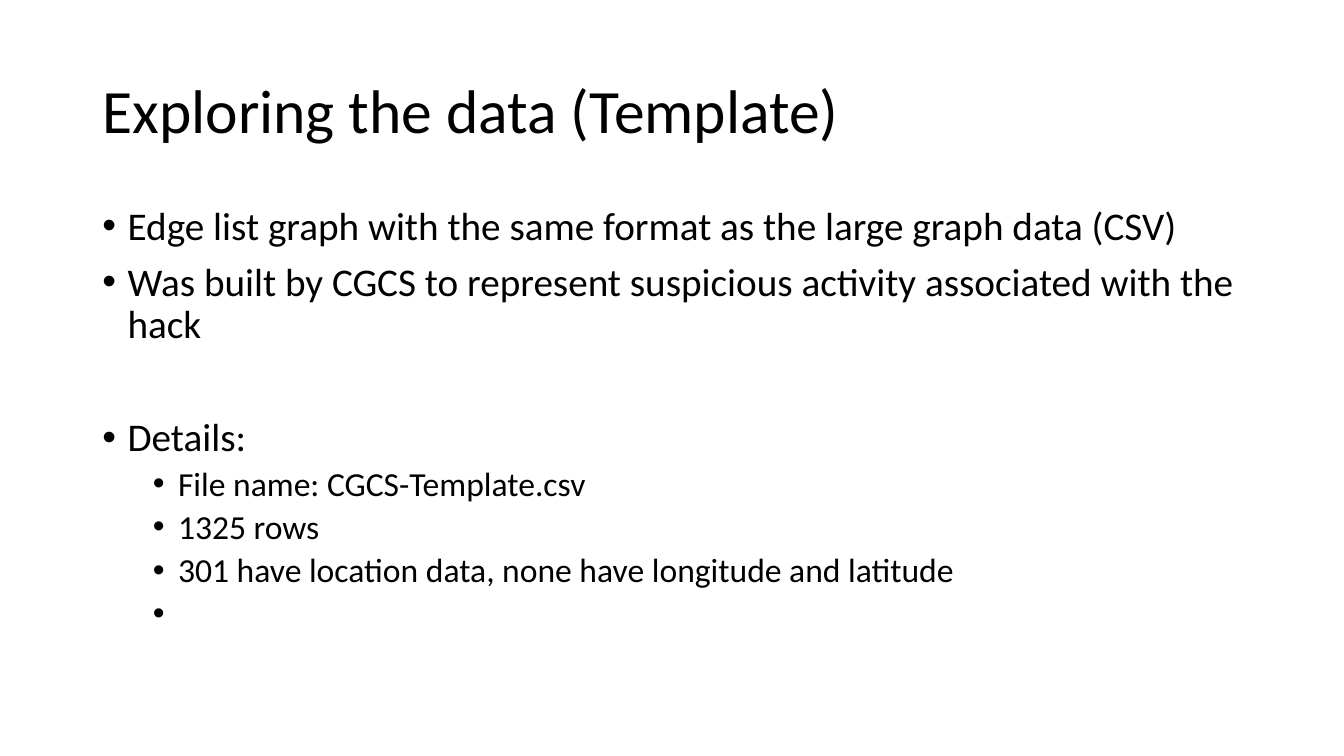
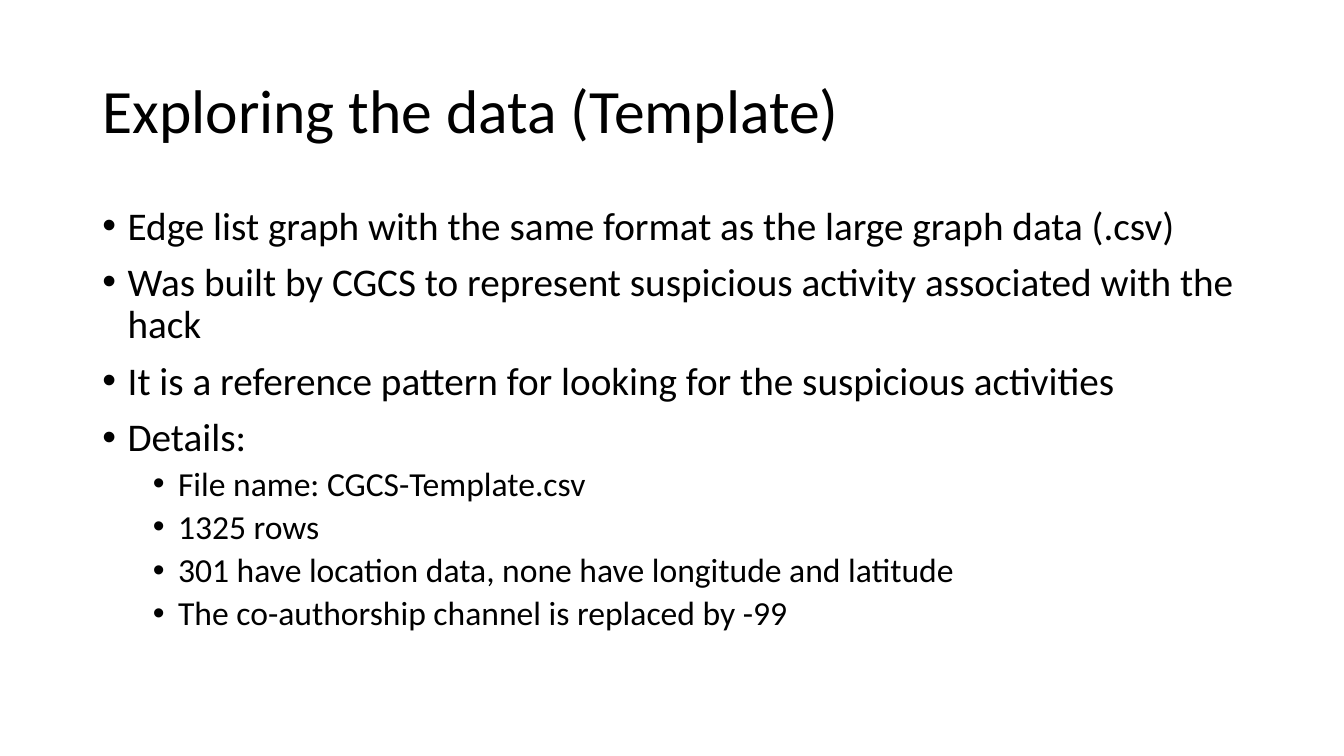
Before and after one commit to AtrayeeNeog/Visualization_2019-20, a slide deck: slide 10 of Documentation/Project_Presentation_v1.pptx. Drawn at 1344x756 pixels with LibreOffice and Linux fonts; fonts in the diff are those of the drawing. Boxes give left, top, right and bottom in pixels: in the first picture for what was removed or moved away, otherwise in the second. Text is boxed around its words. In the diff, an @@ line names an element or a change of style, - is before the commit and + after.

```diff
--- a/Documentation/Project_Presentation_v1.pptx
+++ b/Documentation/Project_Presentation_v1.pptx
@@ text at <box>128,211,1175,247</box>: text changed @@
-• Edge list graph with the same format as the large graph data (CSV)
+• Edge list graph with the same format as the large graph data (.csv)
@@ text at <box>128,367,1114,402</box>: paragraph added @@
+• It is a reference pattern for looking for the suspicious activities
@@ text at <box>178,601,787,631</box>: paragraph added @@
+  • The co-authorship channel is replaced by -99
```
Also in this commit, not shown: 1 other slide changed.
